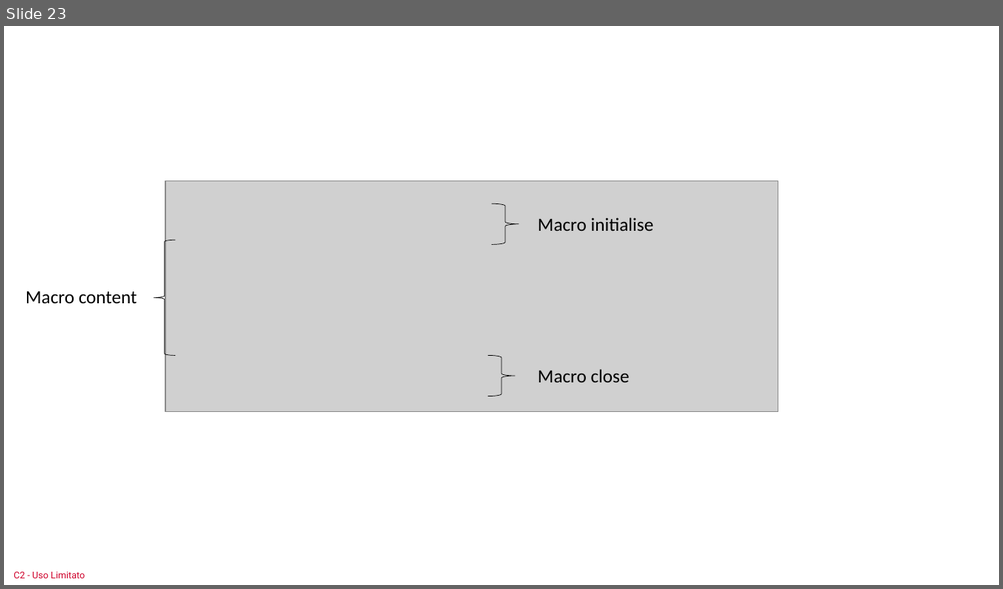
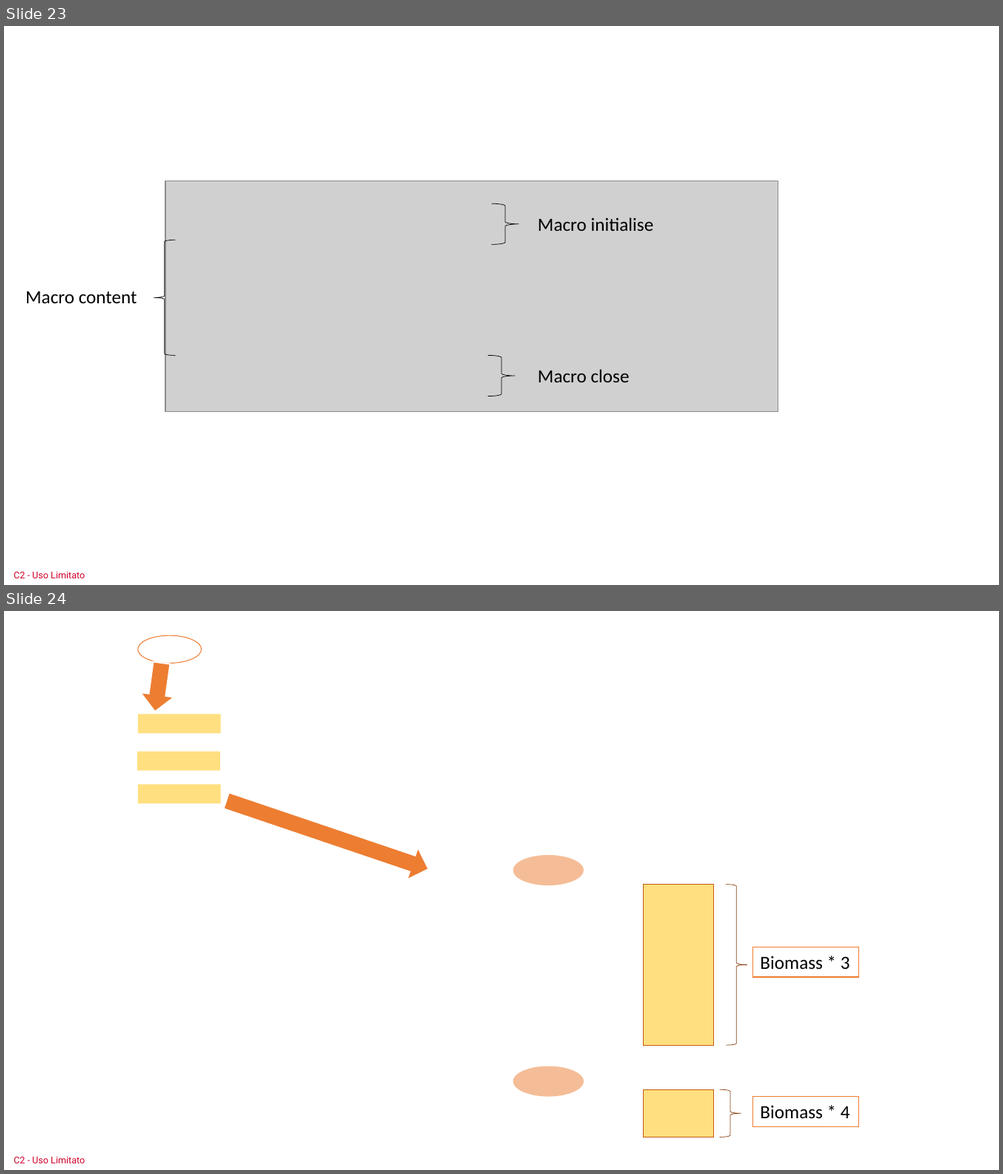
Before and after one commit to sastutorials/sastutorials.github.io, a slide deck: screenshots/imgs.pptx. Shown one above the other, each under a label of ours: slide 23 before the commit, slides 23 and 24 after it. The pictures are 1003x589 and 1003x1174 pixels, drawn with LibreOffice and Linux fonts; fonts in the diff are those of the drawing; grey boxes stand for pictures; background and template pictures are left out. Boxes give left, top, right and bottom in pixels: in the first picture for what was removed or moved away, otherwise in the second. Text is boxed around its words. In the diff, an @@ line names an element or a change of style, - is before the commit and + after.

```diff
--- a/screenshots/imgs.pptx
+++ b/screenshots/imgs.pptx
@@ slide 24 added at bbox=[4, 611, 999, 1170], background picture (left out); not listed: 1 template element that a slide beside it also shows @@
@@ ellipse added at bbox=[137, 635, 201, 664], outline #ED7D31 0.75 pt @@
@@ down arrow added at bbox=[138, 661, 179, 714], fill #ED7D31, outline #FFFFFF 1.5 pt @@
@@ rectangle added at bbox=[137, 714, 220, 733], fill #FFC000 at 50% opacity @@
@@ rectangle added at bbox=[137, 752, 220, 771], fill #FFC000 at 50% opacity @@
@@ rectangle added at bbox=[137, 785, 220, 804], fill #FFC000 at 50% opacity @@
@@ down arrow added at bbox=[221, 784, 434, 886], fill #ED7D31, outline #FFFFFF 1.5 pt @@
@@ ellipse added at bbox=[513, 855, 583, 886], fill #ED7D31 at 50% opacity @@
@@ rectangle added at bbox=[643, 885, 714, 1046], fill #FFC000 at 50% opacity, outline #C55A11 0.75 pt @@
@@ right brace added at bbox=[726, 885, 747, 1046], outline #843C0B 0.5 pt @@
@@ rectangle added at bbox=[753, 948, 859, 977], fill #FFFFFF, outline #ED7D31 1 pt, 18 pt, text #000000 @@
+Biomass * 3
@@ ellipse added at bbox=[513, 1067, 583, 1097], fill #ED7D31 at 50% opacity @@
@@ rectangle added at bbox=[643, 1090, 714, 1138], fill #FFC000 at 50% opacity, outline #C55A11 0.75 pt @@
@@ right brace added at bbox=[720, 1090, 741, 1138], outline #843C0B 0.5 pt @@
@@ rectangle added at bbox=[753, 1096, 859, 1127], fill #FFFFFF, outline #ED7D31 1 pt, 18 pt, text #000000 @@
+Biomass * 4
```
Also in this commit, not shown: 2 other files.
